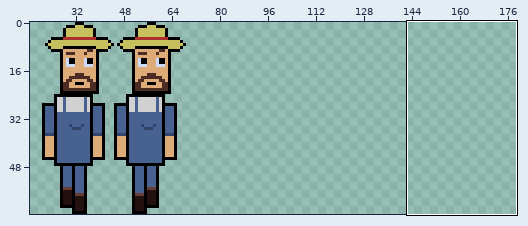
A sprite sheet gets an edit: assets/farmer-Sheet.png. The picture above shows the old version from afar; the outline marks the close-up.
Close-up. Earlier state:
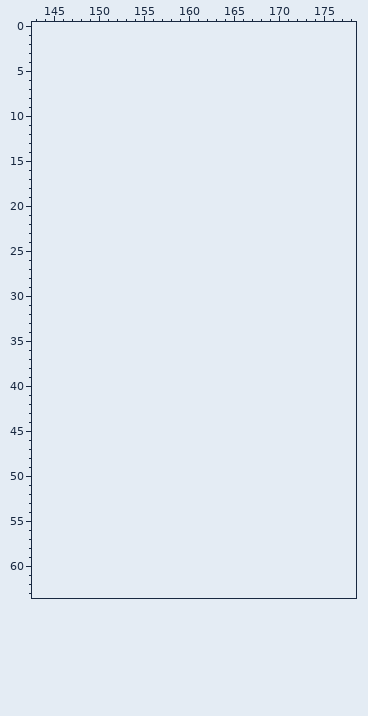
The file is 48x64 pixels. Shown: x 143..178, y 0..63. The old version is drawn lined up with the new one, on the new canvas. The wide view leaves out empty margins. The commit also changed other parts of the picture, which this record leaves out.
Once edited:
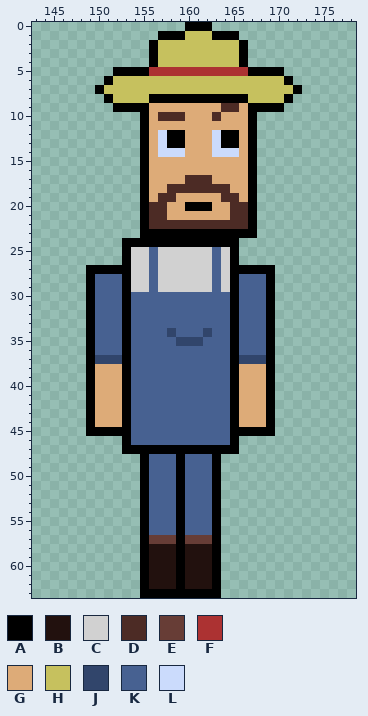
Palette (. is transparent): A #000000  B #22110e  C #d1d1d1  D #4c2b25  E #673d36  F #ac3232  G #ddab78  H #c6c15e  J #31456b  K #476191  L #cbdbfc
From old to new:
canvas 48x64 -> 192x64, the old top-left corner now at 21,0
y 0: x 160..162 ... -> AAA
y 1: x 157..165 ......... -> AAAHHHAAA
y 2..4: x 156..166 ........... -> AHHHHHHHHHA
y 5: x 152..170 ................... -> AAAAFFFFFFFFFFFAAAA
y 6: x 151..171 ..................... -> AHHHHHHHHHHHHHHHHHHHA
y 7: x 150..172 ....................... -> AHHHHHHHHHHHHHHHHHHHHHA
y 8: x 151..171 ..................... -> AHHHHAAAAAAAAAAAHHHHA
y 9: x 152..170 ................... -> AAAAGGGGGGGGDDGAAAA
y 10: x 155..167 ............. -> AGDDDGGGDGGGA
y 11: x 155..167 ............. -> AGGGGGGGGGGGA
y 12..13: x 155..167 ............. -> AGLAAGGGLAAGA
y 14: x 155..167 ............. -> AGLLLGGGLLLGA
y 15..16: x 155..167 ............. -> AGGGGGGGGGGGA
y 17: x 155..167 ............. -> AGGGGDDDGGGGA
y 18: x 155..167 ............. -> AGGDDDDDDDGGA
y 19: x 155..167 ............. -> AGDDGGGGGDDGA
y 20: x 155..167 ............. -> ADDGGAAAGGDDA
y 21: x 155..167 ............. -> ADDGGGGGGGDDA
y 22: x 155..167 ............. -> ADDDDDDDDDDDA
y 23: x 155..167 ............. -> AAAAAAAAAAAAA
y 24: x 153..165 ............. -> AAAAAAAAAAAAA
y 25..26: x 153..165 ............. -> ACCKCCCCCCKCA
y 27: x 149..169 ..................... -> AAAAACCKCCCCCCKCAAAAA
y 28..29: x 149..169 ..................... -> AKKKACCKCCCCCCKCAKKKA
y 30..33: x 149..169 ..................... -> AKKKAKKKKKKKKKKKAKKKA
y 34: x 149..169 ..................... -> AKKKAKKKKJKKKJKKAKKKA
y 35: x 149..169 ..................... -> AKKKAKKKKKJJJKKKAKKKA
y 36: x 149..169 ..................... -> AKKKAKKKKKKKKKKKAKKKA
y 37: x 149..169 ..................... -> AJJJAKKKKKKKKKKKAJJJA
y 38..44: x 149..169 ..................... -> AGGGAKKKKKKKKKKKAGGGA
y 45: x 149..169 ..................... -> AAAAAKKKKKKKKKKKAAAAA
y 46: x 153..165 ............. -> AKKKKKKKKKKKA
y 47: x 153..165 ............. -> AAAAAAAAAAAAA
y 48..56: x 155..163 ......... -> AKKKAKKKA
y 57: x 155..163 ......... -> AEEEAEEEA
y 58..62: x 155..163 ......... -> ABBBABBBA
y 63: x 155..163 ......... -> AAAAAAAAA
